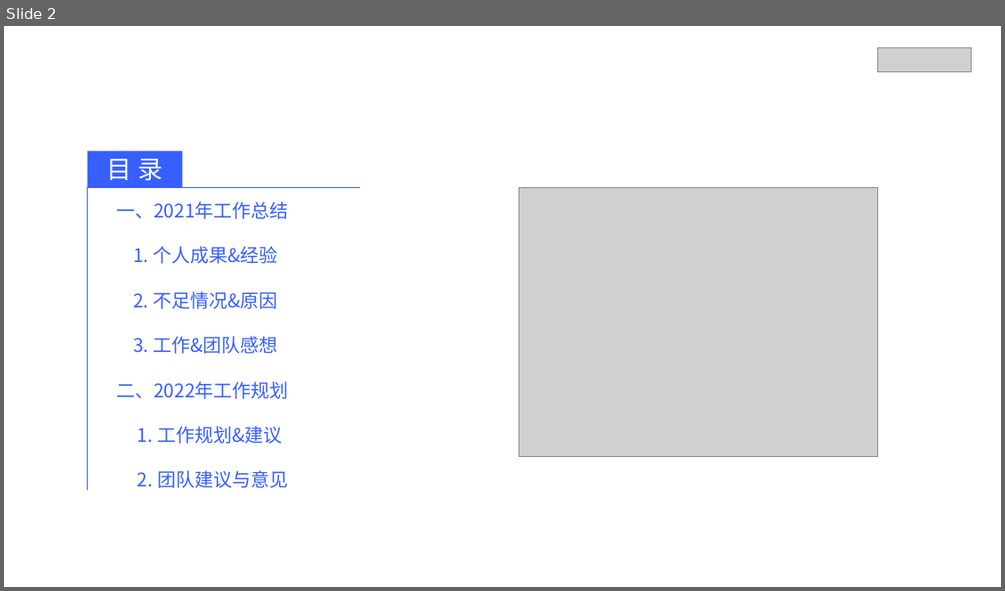
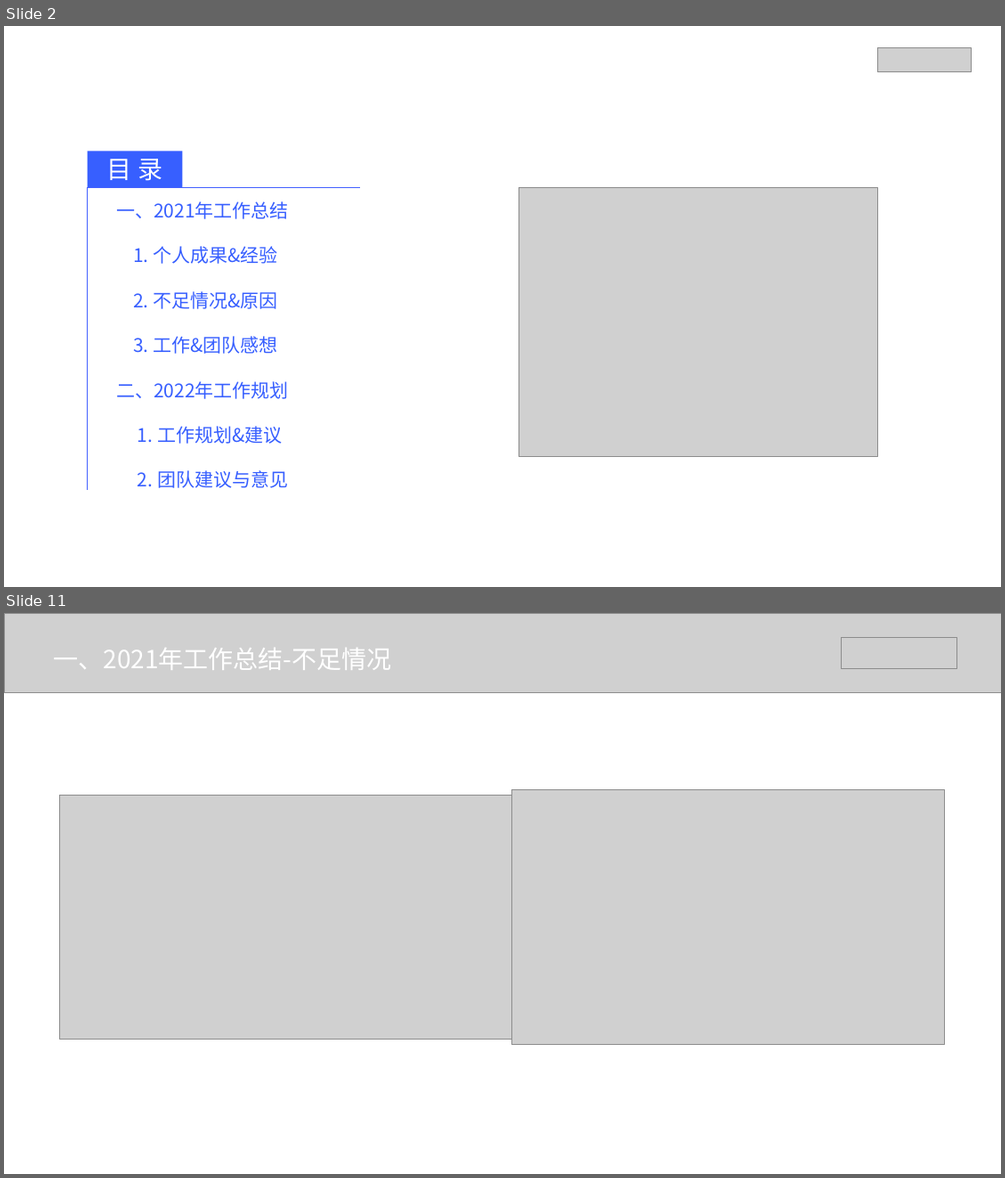
Before and after one commit to lvll-lll/get-get-climbing, a slide deck: doc/v/2021述职/互联网基础平台一部 2021年述职.pptx. Shown one above the other, each under a label of ours: slide 2 before the commit, slides 2 and 11 after it; the slides between them are not shown. The pictures are 1005x591 and 1005x1178 pixels, drawn with LibreOffice and Linux fonts; fonts in the diff are those of the drawing; grey boxes stand for pictures; background and template pictures are left out. Boxes give left, top, right and bottom in pixels: in the first picture for what was removed or moved away, otherwise in the second. Text is boxed around its words. In the diff, an @@ line names an element or a change of style, - is before the commit and + after.

```diff
--- a/doc/v/2021述职/互联网基础平台一部 2021年述职.pptx
+++ b/doc/v/2021述职/互联网基础平台一部 2021年述职.pptx
@@ slide 11 added at [4, 613, 1001, 1174], background #FFFFFF @@
@@ picture added at [4, 613, 1001, 692] @@
@@ picture added at [841, 638, 957, 668] @@
@@ text added at [54, 648, 392, 670], 48 pt, text #FFFFFF @@
+一、2021年工作总结-不足情况
@@ picture added at [59, 795, 512, 1038] @@
@@ picture added at [512, 790, 945, 1045] @@
```
Also in this commit, not shown: 7 slides changed, 4 other slides added, 3 slides removed, 11 other files.
